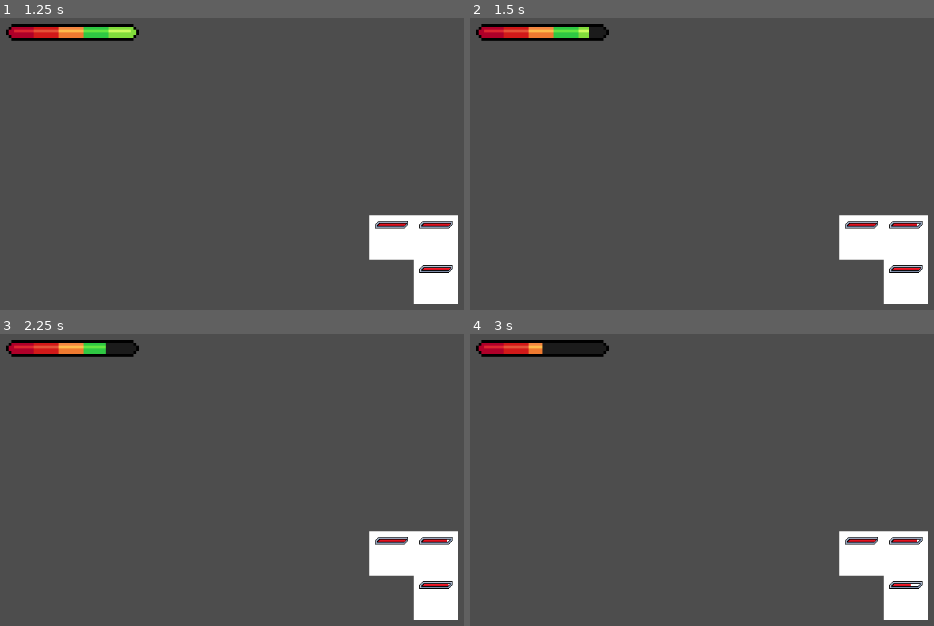
Above: before the commit, frames 1-4 (two rows, left to right).
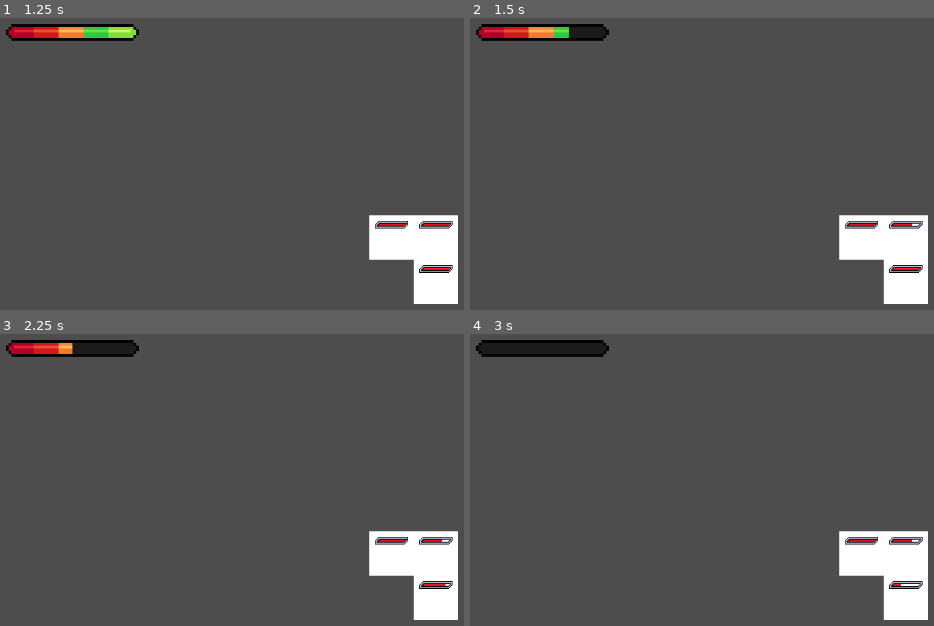
Above: after the commit, the same moments.

Repository: zuiyu1998/text_dungeon
Game: Godot game, scene res://main.tscn
Same seed, same stepped clock (60 frames per second), same inputs: the game is played once before the commit and once after it.
Inputs (mouse positions are in pixels of both pictures, inside the frame that each line leads up to):
- Up to frame 1 (1.25 s): tap Enter at 0.5 s; press the mouse at (389, 237) at 0.53 s
- Up to frame 2 (1.5 s): tap Space at 1.25 s; move the mouse to (906, 237) at 1.27 s; release the mouse at (906, 237) at 1.28 s; click (906, 237) at 1.35 s
- Up to frame 3 (2.25 s): tap Enter at 2 s; move the mouse to (436, 596) at 2.02 s; press the mouse at (436, 596) at 2.03 s
- Up to frame 4 (3 s): tap Space at 2.75 s; move the mouse to (outside the picture) at 2.77 s; release the mouse at (outside the picture) at 2.78 s; click (outside the picture) at 2.85 s

Frame 1 is identical in both runs. In frame 2, 0.2% of the frame differs, in the area x 21-97%, y 3-72%; in frame 3, 0.3%; in frame 4, 0.5%, in the area x 1-97%, y 3-87%.

Commit message:
feat: 武器系统1.0

Diff:
--- a/src/battle/battle_stats_effct.gd
+++ /dev/null
@@ -1,24 +0,0 @@
-class_name BattleStatsEffect extends StatsEffect
-
-var _result: BattleResult
-
-var _is_active: bool = false
-
-
-static func new_battle_stats_effect(result: BattleResult, is_active = false) -> BattleStatsEffect:
-	var effct = BattleStatsEffect.new()
-	effct._is_active = is_active
-	effct._result = result
-	return effct
-
-
-func set_active(active: bool):
-	_is_active = active
-
-
-func update(context: StatsContext):
-	# 对伤害进行计算
-
-	if not _is_active:
-		if _result.hit_result.hit:
-			context.state.update_health(-_result.damage_result.damage)
--- a/src/effect/effect_context.gd
+++ b/src/effect/effect_context.gd
@@ -1,10 +1,35 @@
 class_name EffectContext
 extends RefCounted
 
+## 战斗相关
 # 伤害数值
 var damage: int = 0
 # 伤害类型
-var damage_type: Damage.DamageType = Damage.DamageType.BLUNT
+var damage_type: Damage.DamageType
+
+## 武器相关
+# 物理伤害
+var physic_damage: int = 0
+# 魔法伤害
+var magic_damage: int = 0
+# 造成伤害的类型
+var battle_damage_type: Damage.DamageType
+# 随机伤害
+var damage_dice_options: Array[Dice.DiceOption] = []
+
+## 属性相关
+var props: Dictionary = {}
+
+
+func merge(context: EffectContext):
+	# 战斗相关
+	damage += context.damage
+	if not context.damage_type:
+		damage_type = context.damage_type
+	# 武器相关
+	physic_damage += context.physic_damage
+	magic_damage += context.magic_damage
+	damage_dice_options.append_array(context.damage_dice_options)
 
 
 static func new_effct() -> EffectContext:
--- a/src/effect/effect_executor.gd
+++ b/src/effect/effect_executor.gd
@@ -4,8 +4,10 @@
 
 func apply_effcts(effcts: Array[EffectBuilder]):
 	var effct_context_list = effcts.map(func(builder: EffectBuilder): return builder.build())
-	for context in effct_context_list:
-		apply(context)
+	var context = EffectContext.new_effct()
+	for tmp_context in effct_context_list:
+		context.merge(tmp_context)
+	apply(context)
 
 
 func apply(_context: EffectContext):
--- a/src/map/i_tile_map.gd
+++ b/src/map/i_tile_map.gd
@@ -9,7 +9,7 @@
 
 func _ready() -> void:
 	for child in get_children():
-		if child is TileSlot:
+		if child is ITileSlot:
 			tile_slot_nodes[child.get_tile_id()] = child
 
 
@@ -22,7 +22,7 @@
 	if tile_id_selected == null:
 		return
 
-	var tile_slot_node: TileSlot = tile_slot_nodes.get(tile_id_selected)
+	var tile_slot_node: ITileSlot = tile_slot_nodes.get(tile_id_selected)
 
 	if tile_slot_node:
 		tile_slot_node.on_interaction()
--- a/src/map/tile_slot.gd
+++ b/src/map/tile_slot.gd
@@ -1,4 +1,4 @@
-class_name TileSlot
+class_name ITileSlot
 extends Area2D
 
 @export var tile_map: ITileMap
--- a/src/prop/props.gd
+++ b/src/prop/props.gd
@@ -1,8 +1,17 @@
 class_name Props
 
+var physic_battle_source: BattleSource = BattleSource.new()
+var magic_battle_source: BattleSource = BattleSource.new()
+var damage_type: Damage.DamageType = Damage.DamageType.BLUNT
+
 var _data: Dictionary = {}
+var _effcts: Dictionary = {}
 
-var _effcts: Dictionary = {}
+
+func get_battle_source_state() -> BattleSource:
+	if Damage.is_physic(damage_type):
+		return physic_battle_source
+	return magic_battle_source
 
 
 func update_prop(prop_name: String, update: int):
@@ -42,3 +51,8 @@
 func from_dic(_dic: Dictionary) -> Props:
 	var props = Props.new()
 	return props
+
+
+class BattleSource:
+	extends RefCounted
+	var damage: int = 0
--- a/src/stats/stats.gd
+++ b/src/stats/stats.gd
@@ -5,9 +5,23 @@
 signal die
 
 var _base_props: Props = PropConst.get_default_props()
-
 var _props: Props = PropConst.get_default_props()
 var _state: StatsState = StatsState.new()
+
+@onready var weapon: Weapon = $Weapon
+
+
+func _get_effcts() -> Array[EffectBuilder]:
+	var effects: Array[EffectBuilder] = []
+	effects.append_array(weapon.get_effcts())
+	return effects
+
+
+func flush(extra_effects: Array[EffectBuilder] = []):
+	var effects = _get_effcts()
+	effects.append_array(extra_effects)
+	var exector = get_effct_exector()
+	exector.apply_effcts(effects)
 
 
 func get_effct_exector() -> EffectExector:
@@ -16,6 +30,10 @@
 
 func _ready() -> void:
 	_on_bind()
+
+	weapon = WeaponConsts.get_default_weapon()
+
+	flush()
 
 
 func destroy():
@@ -29,7 +47,7 @@
 
 # 获取伤害
 func get_damage() -> int:
-	return _state.get_battle_source_state().damage
+	return _props.get_battle_source_state().damage
 
 
 func get_health_progress() -> float:
--- a/src/stats/stats.tscn
+++ b/src/stats/stats.tscn
@@ -1,6 +1,11 @@
-[gd_scene load_steps=2 format=3 uid="uid://cc3sbhjjfmyxk"]
+[gd_scene load_steps=3 format=3 uid="uid://cc3sbhjjfmyxk"]
 
 [ext_resource type="Script" uid="uid://rapi3nq3qn5l" path="res://src/stats/stats.gd" id="1_omk77"]
+[ext_resource type="Script" uid="uid://bjockmqtm3yax" path="res://src/weapon/weapon.gd" id="2_ehn2s"]
 
 [node name="Stats" type="Node"]
 script = ExtResource("1_omk77")
+
+[node name="Weapon" type="Node" parent="."]
+script = ExtResource("2_ehn2s")
+metadata/_custom_type_script = "uid://bjockmqtm3yax"
--- a/src/stats/stats_battle_item.gd
+++ b/src/stats/stats_battle_item.gd
@@ -25,7 +25,7 @@
 
 func apply_battle_result(res: BattleResult):
 	var effect = BattleStatsEffect.new_battle_stats_effect(res)
-	_character.get_stats().get_effct_exector().apply_effcts([effect])
+	_character.get_stats().flush([effect])
 
 
 func get_die() -> bool:
--- a/src/stats/stats_effect_executor.gd
+++ b/src/stats/stats_effect_executor.gd
@@ -6,6 +6,17 @@
 func apply(context: EffectContext):
 	_stats._state.update_health(context.damage)
 
+	## 武器影响
+
+	_stats._props.physic_battle_source.damage = (
+		_stats._base_props.physic_battle_source.damage + context.physic_damage
+	)
+	_stats._props.magic_battle_source.damage = (
+		_stats._base_props.magic_battle_source.damage + context.magic_damage
+	)
+	if not context.damage_type:
+		_stats._props.damage_type = context.damage_type
+
 
 static func new_effct_exector(stats: Stats) -> EffectExector:
 	var effct_exector = StatsEffectExector.new()
--- a/src/stats/stats_state.gd
+++ b/src/stats/stats_state.gd
@@ -1,11 +1,6 @@
 class_name StatsState
 
 signal health_update(cul_health: int)
-
-var physic_battle_source_state: BattleSourceState = BattleSourceState.new()
-var magic_battle_source_state: BattleSourceState = BattleSourceState.new()
-
-var damage_type: Damage.DamageType = Damage.DamageType.BLUNT
 
 # 血量
 var health: int = 20
@@ -14,18 +9,7 @@
 var max_health: int = 20
 
 
-func get_battle_source_state() -> BattleSourceState:
-	if Damage.is_physic(damage_type):
-		return physic_battle_source_state
-	return magic_battle_source_state
-
-
 func update_health(v: int):
 	self.health += v
 	self.health = mini(self.health, self.max_health)
 	health_update.emit()
-
-
-class BattleSourceState:
-	extends RefCounted
-	var damage: int = 2
--- /dev/null
+++ b/src/weapon/resources/fist.tres
@@ -0,0 +1,13 @@
+[gd_resource type="Resource" script_class="WeaponResource" load_steps=2 format=3 uid="uid://loo5woqqss4y"]
+
+[ext_resource type="Script" uid="uid://cg31xu0gfr5xq" path="res://src/weapon/weapon_resource.gd" id="1_3mb5a"]
+
+[resource]
+script = ExtResource("1_3mb5a")
+damage_dice_options = Array[Dictionary]([])
+damage = 4
+damage_type = 1
+weapon_id = 0
+weapon_name = "Fist"
+weapon_level = 0
+metadata/_custom_type_script = "uid://cg31xu0gfr5xq"
--- /dev/null
+++ b/src/weapon/weapon.gd
@@ -0,0 +1,58 @@
+class_name Weapon
+extends Node
+
+# 随机伤害值
+var damage_dice_options: Array[Dice.DiceOption] = []
+
+# 伤害数值
+var damage: int = 0
+
+# 伤害类型
+var damage_type: Damage.DamageType = Damage.DamageType.BLUNT
+
+# 武器编号
+var weapon_id: int
+
+# 武器名称
+var weapon_name: String
+
+# 武器品阶
+var weapon_level: WeaponTypes.WeaponLevel = WeaponTypes.WeaponLevel.WHITE
+
+# 词条
+var entrys: Array[WeaponEntry] = []
+
+
+func get_weapon_effct() -> WeaponEffctBuilder:
+	var builder = WeaponEffctBuilder.new()
+	builder.damage = damage
+	builder.damage_type = damage_type
+	builder.damage_dice_options = damage_dice_options
+	return builder
+
+
+func get_effcts() -> Array[EffectBuilder]:
+	var weapon_effect = get_weapon_effct()
+	return [weapon_effect]
+
+
+class WeaponEffctBuilder:
+	extends EffectBuilder
+	# 随机伤害值
+	var damage_dice_options: Array[Dice.DiceOption] = []
+
+	# 伤害数值
+	var damage: int = 0
+
+	# 伤害类型
+	var damage_type: Damage.DamageType = Damage.DamageType.BLUNT
+
+	func build() -> EffectContext:
+		var context = EffectContext.new_effct()
+		context.damage_dice_options = damage_dice_options
+		if Damage.is_physic(damage_type):
+			context.physic_damage = damage
+		else:
+			context.magic_damage = damage
+		context.damage_type = damage_type
+		return context
--- /dev/null
+++ b/src/weapon/weapon_consts.gd
@@ -0,0 +1,8 @@
+class_name WeaponConsts
+extends RefCounted
+
+const FIST: WeaponResource = preload("res://src/weapon/resources/fist.tres")
+
+
+static func get_default_weapon() -> Weapon:
+	return FIST.get_weapon()
--- /dev/null
+++ b/src/weapon/weapon_entry.gd
@@ -0,0 +1,15 @@
+class_name WeaponEntry
+extends Resource
+
+
+func get_effct_builder() -> EffectBuilder:
+	var builder = WeaponEntryEffectBuilder.new()
+	return builder
+
+
+class WeaponEntryEffectBuilder:
+	extends EffectBuilder
+
+	func build() -> EffectContext:
+		var effct = EffectContext.new_effct()
+		return effct
--- /dev/null
+++ b/src/weapon/weapon_resource.gd
@@ -0,0 +1,31 @@
+class_name WeaponResource
+extends Resource
+
+# 随机伤害值
+@export var damage_dice_options: Array[Dictionary] = []
+
+# 伤害数值
+@export var damage: int = 0
+
+# 伤害类型
+@export var damage_type: Damage.DamageType = Damage.DamageType.BLUNT
+
+# 武器编号
+@export var weapon_id: int
+
+# 武器名称
+@export var weapon_name: String
+
+# 武器品阶
+@export var weapon_level: WeaponTypes.WeaponLevel = WeaponTypes.WeaponLevel.WHITE
+
+
+func get_weapon() -> Weapon:
+	var weapon = Weapon.new()
+	weapon.damage = damage
+	weapon.damage_type = damage_type
+	weapon.weapon_id = weapon_id
+	weapon.weapon_name = weapon_name
+	weapon.weapon_level = weapon_level
+
+	return weapon
--- /dev/null
+++ b/src/weapon/weapon_types.gd
@@ -0,0 +1,10 @@
+class_name WeaponTypes
+extends RefCounted
+
+enum WeaponLevel { WHITE = 0 }
+
+const MAX_ENTRY_COUNTS = [1, 2, 3, 5, 8]
+
+
+func get_max_entry_count() -> int:
+	return MAX_ENTRY_COUNTS[self.weapon_level]
Not shown, removed: src/battle/battle_stats_effct.gd.uid
Not shown, added: src/weapon/weapon.gd.uid
Not shown, added: src/weapon/weapon_consts.gd.uid
Not shown, added: src/weapon/weapon_entry.gd.uid
Not shown, added: src/weapon/weapon_resource.gd.uid
Not shown, added: src/weapon/weapon_types.gd.uid
Not shown, changed: rfcs/武器.md
